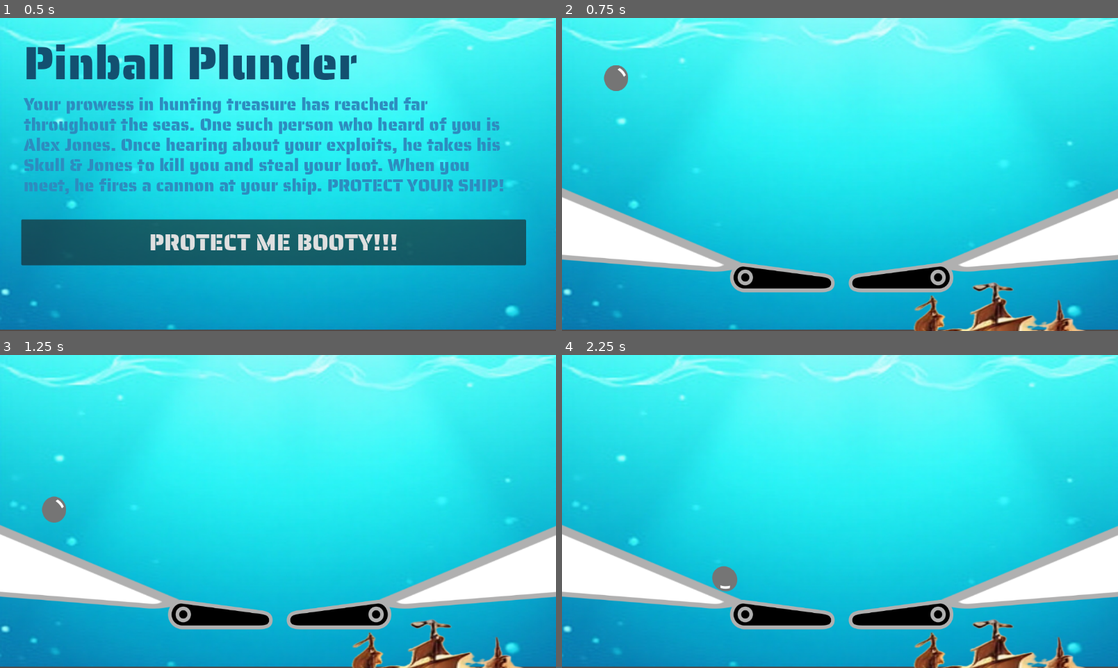
Above: before the commit, frames 1-4 (two rows, left to right).
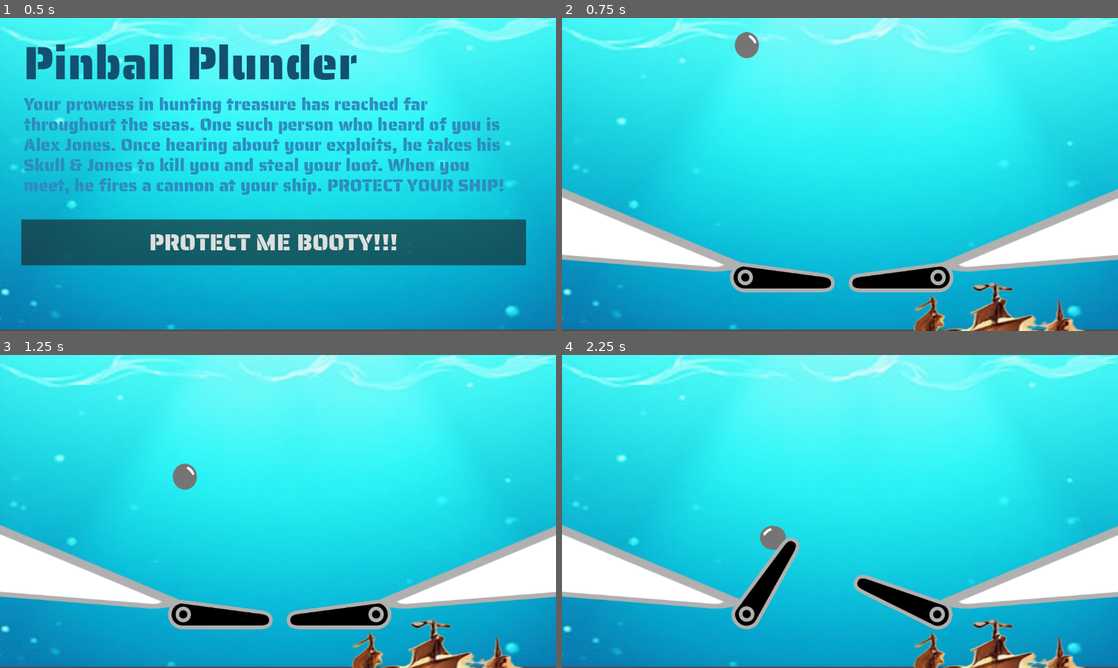
Above: after the commit, the same moments.

Repository: amodhakal/pinball-plunder
Game: Godot game, scene res://scenes/Title.tscn
Two runs of this game, one before a commit and one after it. Both use one fixed random seed, a clock stepped at 60 frames per second and the inputs below.
Inputs:
- Up to frame 1 (0.5 s): no input
- Up to frame 2 (0.75 s): click "PROTECT ME BOOTY!!!" at 0.5 s
- Up to frame 3 (1.25 s): no input
- Up to frame 4 (2.25 s): hold D (flip_right, bound only after the commit) 1.28-2.03 s; hold A (flip_left, bound only after the commit) from 2.03 s (still down)

Frame 1 is identical in both runs. In frame 2, 0.6% of the frame differs, in the area x 7-36%, y 4-80%; in frame 3, 0.6%; in frame 4, 4.5%, in the area x 27-71%, y 54-88%.

Commit message:
Added flipper code

Diff:
--- a/project.godot
+++ b/project.godot
@@ -18,6 +18,21 @@
 
 window/stretch/mode="viewport"
 
+[input]
+
+flip_left={
+"deadzone": 0.5,
+"events": [Object(InputEventKey,"resource_local_to_scene":false,"resource_name":"","device":-1,"window_id":0,"alt_pressed":false,"shift_pressed":false,"ctrl_pressed":false,"meta_pressed":false,"pressed":false,"keycode":0,"physical_keycode":65,"key_label":0,"unicode":65,"location":0,"echo":false,"script":null)
+, Object(InputEventKey,"resource_local_to_scene":false,"resource_name":"","device":0,"window_id":0,"alt_pressed":false,"shift_pressed":false,"ctrl_pressed":false,"meta_pressed":false,"pressed":false,"keycode":0,"physical_keycode":4194319,"key_label":0,"unicode":0,"location":0,"echo":false,"script":null)
+]
+}
+flip_right={
+"deadzone": 0.5,
+"events": [Object(InputEventKey,"resource_local_to_scene":false,"resource_name":"","device":-1,"window_id":0,"alt_pressed":false,"shift_pressed":false,"ctrl_pressed":false,"meta_pressed":false,"pressed":false,"keycode":0,"physical_keycode":68,"key_label":0,"unicode":68,"location":0,"echo":false,"script":null)
+, Object(InputEventKey,"resource_local_to_scene":false,"resource_name":"","device":0,"window_id":0,"alt_pressed":false,"shift_pressed":false,"ctrl_pressed":false,"meta_pressed":false,"pressed":false,"keycode":0,"physical_keycode":4194321,"key_label":0,"unicode":0,"location":0,"echo":false,"script":null)
+]
+}
+
 [rendering]
 
 renderer/rendering_method="gl_compatibility"
--- a/scenes/Game.tscn
+++ b/scenes/Game.tscn
@@ -1,15 +1,13 @@
-[gd_scene load_steps=11 format=3 uid="uid://clo5ro7xhnnkh"]
+[gd_scene load_steps=13 format=3 uid="uid://clo5ro7xhnnkh"]
 
-[ext_resource type="Script" path="res://scripts/Game.gd" id="1_hd6hx"]
+[ext_resource type="Script" path="res://scripts/game.gd" id="1_hd6hx"]
 [ext_resource type="Texture2D" uid="uid://dcqt8bqykipxn" path="res://assets/background.png" id="1_s0mc2"]
 [ext_resource type="Texture2D" uid="uid://dvciojc1o2mq2" path="res://assets/flipper.png" id="2_vbjh6"]
 [ext_resource type="Texture2D" uid="uid://hr5tqv7cdfvf" path="res://assets/triangle.png" id="3_246a4"]
 [ext_resource type="Texture2D" uid="uid://bs67gss42v31x" path="res://assets/ball.png" id="5_4nvdx"]
+[ext_resource type="Script" path="res://scripts/right_flipper.gd" id="5_ds74c"]
 [ext_resource type="Texture2D" uid="uid://dchbodow31k6x" path="res://assets/ship.png" id="6_11a6p"]
-
-[sub_resource type="SegmentShape2D" id="SegmentShape2D_vyjhx"]
-a = Vector2(-19, 56)
-b = Vector2(356, 218)
+[ext_resource type="Script" path="res://scripts/left_flipper.gd" id="8_ifxht"]
 
 [sub_resource type="SegmentShape2D" id="SegmentShape2D_tpyx0"]
 a = Vector2(-347, 220)
@@ -21,6 +19,10 @@
 [sub_resource type="RectangleShape2D" id="RectangleShape2D_alcxu"]
 size = Vector2(230, 66.6403)
 
+[sub_resource type="SegmentShape2D" id="SegmentShape2D_vyjhx"]
+a = Vector2(-19, 56)
+b = Vector2(356, 218)
+
 [node name="Game" type="Node2D"]
 script = ExtResource("1_hd6hx")
 
@@ -29,45 +31,66 @@
 scale = Vector2(1.08519, 0.909722)
 texture = ExtResource("1_s0mc2")
 
-[node name="WallPhysics" type="StaticBody2D" parent="."]
+[node name="RightWall" type="StaticBody2D" parent="."]
 position = Vector2(6, -41)
 
-[node name="LeftTriangle" type="Sprite2D" parent="WallPhysics"]
-position = Vector2(22, 440)
-rotation = 3.14159
-scale = Vector2(3.50708, -0.835028)
-texture = ExtResource("3_246a4")
-
-[node name="RightTriangle" type="Sprite2D" parent="WallPhysics"]
+[node name="RightTriangle" type="Sprite2D" parent="RightWall"]
 position = Vector2(1123, 440)
 scale = Vector2(3.507, 0.835)
 texture = ExtResource("3_246a4")
 
-[node name="CollisionShape2D" type="CollisionShape2D" parent="WallPhysics"]
-position = Vector2(10, 332)
-shape = SubResource("SegmentShape2D_vyjhx")
-
-[node name="CollisionShape2D2" type="CollisionShape2D" parent="WallPhysics"]
+[node name="CollisionShape2D2" type="CollisionShape2D" parent="RightWall"]
 position = Vector2(1127, 327)
 shape = SubResource("SegmentShape2D_tpyx0")
 
 [node name="BallPhysics" type="RigidBody2D" parent="."]
-position = Vector2(115, 87)
-scale = Vector2(1.08519, 0.909722)
 
 [node name="CollisionShape2D" type="CollisionShape2D" parent="BallPhysics"]
-position = Vector2(-1.84299, 25.8321)
+position = Vector2(383, 43)
 shape = SubResource("CircleShape2D_gfh5p")
 
 [node name="Ball" type="Sprite2D" parent="BallPhysics"]
-position = Vector2(-2.76447, 25.2825)
+position = Vector2(383, 44)
 scale = Vector2(0.654748, 0.708719)
 texture = ExtResource("5_4nvdx")
 
-[node name="LeftFlipper" type="StaticBody2D" parent="."]
+[node name="RightFlipper" type="RigidBody2D" parent="."]
 position = Vector2(6, -41)
+gravity_scale = 0.0
+continuous_cd = 2
+angular_damp_mode = 1
+angular_damp = 5.0
+script = ExtResource("5_ds74c")
 
-[node name="LeftFlipper" type="Sprite2D" parent="LeftFlipper"]
+[node name="CollisionShape2D" type="CollisionShape2D" parent="RightFlipper"]
+position = Vector2(702, 595)
+rotation = -0.129154
+shape = SubResource("RectangleShape2D_alcxu")
+
+[node name="RightFlipSprite" type="Sprite2D" parent="RightFlipper"]
+position = Vector2(696.554, 578.258)
+scale = Vector2(0.660877, 0.674113)
+texture = ExtResource("2_vbjh6")
+
+[node name="RightJoint" type="PinJoint2D" parent="RightFlipper"]
+position = Vector2(772, 576)
+node_a = NodePath("../../RightWall")
+node_b = NodePath("..")
+
+[node name="Ship" type="Sprite2D" parent="."]
+position = Vector2(870, 756)
+scale = Vector2(1.23323, 0.746025)
+texture = ExtResource("6_11a6p")
+
+[node name="LeftFlipper" type="RigidBody2D" parent="."]
+position = Vector2(6, -41)
+gravity_scale = 0.0
+continuous_cd = 2
+angular_damp_mode = 1
+angular_damp = 5.0
+script = ExtResource("8_ifxht")
+
+[node name="LeftFlipSprite" type="Sprite2D" parent="LeftFlipper"]
 position = Vector2(450.462, 578.258)
 rotation = -3.14159
 scale = Vector2(0.660576, -0.674566)
@@ -78,20 +101,20 @@
 rotation = 0.12967
 shape = SubResource("RectangleShape2D_alcxu")
 
-[node name="RightFlipper" type="StaticBody2D" parent="."]
+[node name="LeftJoint" type="PinJoint2D" parent="LeftFlipper"]
+position = Vector2(374, 577)
+node_a = NodePath("../../LeftWall")
+node_b = NodePath("..")
+
+[node name="LeftWall" type="StaticBody2D" parent="."]
 position = Vector2(6, -41)
 
-[node name="CollisionShape2D" type="CollisionShape2D" parent="RightFlipper"]
-position = Vector2(702, 595)
-rotation = -0.129154
-shape = SubResource("RectangleShape2D_alcxu")
+[node name="LeftTriangle" type="Sprite2D" parent="LeftWall"]
+position = Vector2(22, 440)
+rotation = 3.14159
+scale = Vector2(3.50708, -0.835028)
+texture = ExtResource("3_246a4")
 
-[node name="RightFlipper" type="Sprite2D" parent="RightFlipper"]
-position = Vector2(696.554, 578.258)
-scale = Vector2(0.660877, 0.674113)
-texture = ExtResource("2_vbjh6")
-
-[node name="Ship" type="Sprite2D" parent="."]
-position = Vector2(870, 756)
-scale = Vector2(1.23323, 0.746025)
-texture = ExtResource("6_11a6p")
+[node name="CollisionShape2D" type="CollisionShape2D" parent="LeftWall"]
+position = Vector2(10, 332)
+shape = SubResource("SegmentShape2D_vyjhx")
--- a/scripts/Game.gd
+++ b/scripts/Game.gd
@@ -1,11 +1,15 @@
-extends Node2D
+extends Node
 
+@onready var left_flipper = $LeftFlipper
+@onready var right_flipper = $RightFlipper
 
-# Called when the node enters the scene tree for the first time.
-func _ready() -> void:
-	pass # Replace with function body.
+func _input(event):
+	if event.is_action_pressed("flip_left"):
+		left_flipper.flip()
+	elif event.is_action_released("flip_left"):
+		left_flipper.release()
 
-
-# Called every frame. 'delta' is the elapsed time since the previous frame.
-func _process(delta: float) -> void:
-	pass
+	if event.is_action_pressed("flip_right"):
+		right_flipper.flip()
+	elif event.is_action_released("flip_right"):
+		right_flipper.release()
--- /dev/null
+++ b/scripts/left_flipper.gd
@@ -0,0 +1,32 @@
+extends RigidBody2D
+
+@export var direction: int = -1  # 1 for right flipper, -1 for left flipper
+@export var flip_speed: float = 10.0
+@export var return_speed: float = 5.0
+@export var resting_rotation: float = 0.0  # Default rotation position (resting position)
+
+var flipping: bool = false
+
+func _ready():
+	set_deferred("angular_velocity", 0)  # Stop unwanted motion
+	set_deferred("freeze", true)  # Freeze at start to prevent movement
+	await get_tree().process_frame  # Wait one frame
+	set_deferred("freeze", false)  # Unfreeze to enable physics
+
+func _physics_process(delta):
+	# Check if the flipper has reached the resting position
+	if !flipping and abs(rotation - resting_rotation) < 0.1:  # Rotation is close to resting position
+		angular_velocity = 0  # Stop applying angular velocity once resting position is reached
+	elif flipping and abs(rotation - resting_rotation) > 1.0:
+		angular_velocity = 0
+	else:
+		if flipping:
+			angular_velocity = direction * flip_speed  # Move flipper upwards
+		else:
+			angular_velocity = -direction * return_speed  # Return to resting position
+
+func flip():
+	flipping = true
+
+func release():
+	flipping = false
--- /dev/null
+++ b/scripts/right_flipper.gd
@@ -0,0 +1,32 @@
+extends RigidBody2D
+
+@export var direction: int = 1  # 1 for right flipper, -1 for left flipper
+@export var flip_speed: float = 10.0
+@export var return_speed: float = 5.0
+@export var resting_rotation: float = 0.0  # Default rotation position (resting position)
+
+var flipping: bool = false
+
+func _ready():
+	set_deferred("angular_velocity", 0)  # Stop unwanted motion
+	set_deferred("freeze", true)  # Freeze at start to prevent movement
+	await get_tree().process_frame  # Wait one frame
+	set_deferred("freeze", false)  # Unfreeze to enable physics
+
+func _physics_process(delta):
+	# Check if the flipper has reached the resting position
+	if !flipping and abs(rotation - resting_rotation) < 0.1:  # Rotation is close to resting position
+		angular_velocity = 0  # Stop applying angular velocity once resting position is reached
+	elif flipping and abs(rotation - resting_rotation) > 1.0:
+		angular_velocity = 0
+	else:
+		if flipping:
+			angular_velocity = direction * flip_speed  # Move flipper upwards
+		else:
+			angular_velocity = -direction * return_speed  # Return to resting position
+
+func flip():
+	flipping = true
+
+func release():
+	flipping = false
